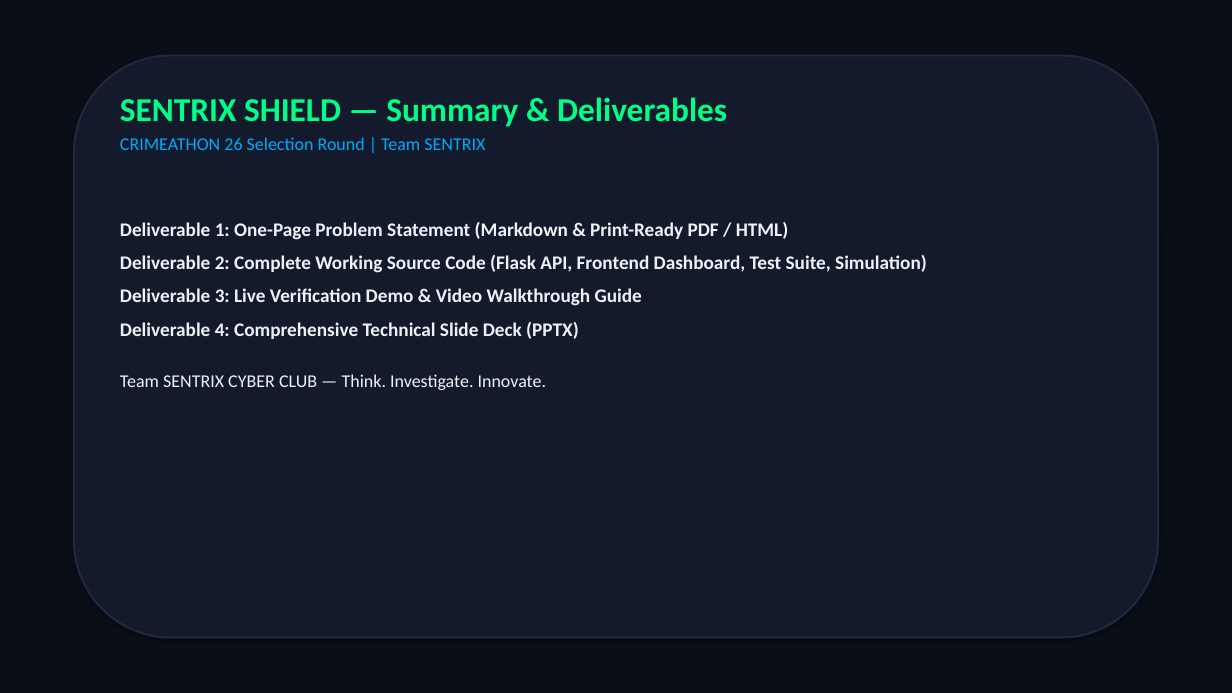
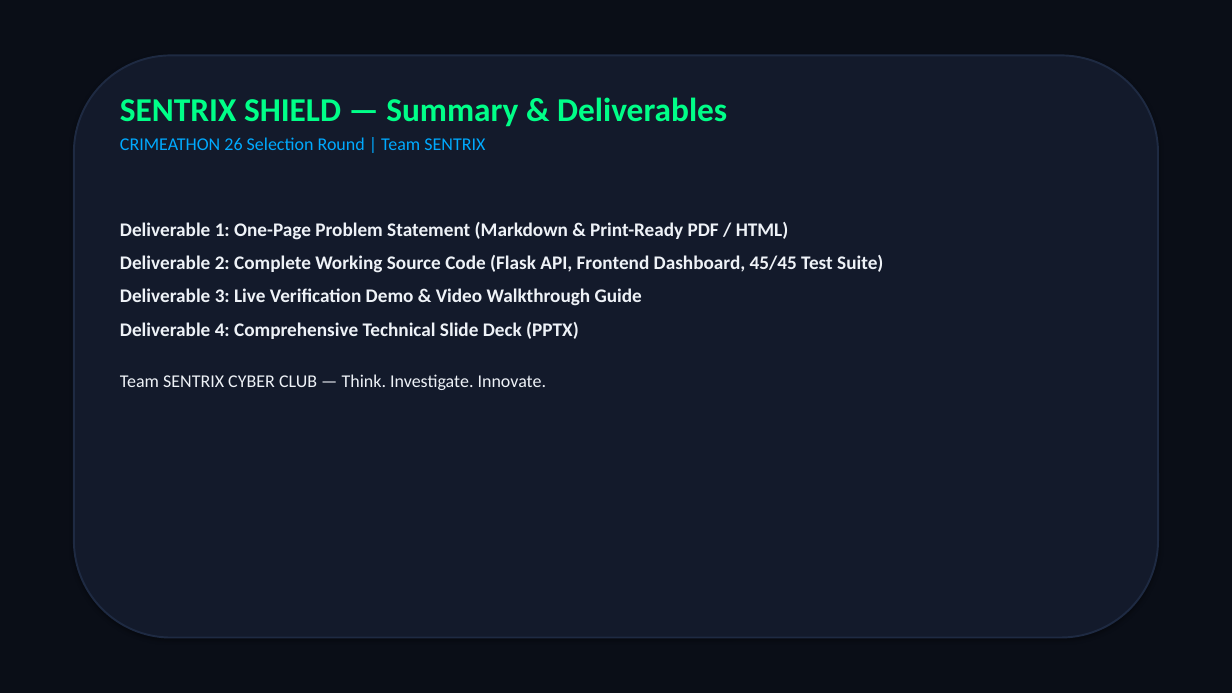
Before and after one commit to kandukurijagan1/crimeathon, a slide deck: slide 10 of SENTRIX_SHIELD_PRESENTATION.pptx (slide 11 before the commit). Drawn at 1232x693 pixels with LibreOffice and Linux fonts; fonts in the diff are those of the drawing. Boxes give left, top, right and bottom in pixels: in the first picture for what was removed or moved away, otherwise in the second. Text is boxed around its words. In the diff, an @@ line names an element or a change of style, - is before the commit and + after.

```diff
--- a/SENTRIX_SHIELD_PRESENTATION.pptx
+++ b/SENTRIX_SHIELD_PRESENTATION.pptx
@@ text at <box>120,255,883,273</box>: text changed @@
-Deliverable 2: Complete Working Source Code (Flask API, Frontend Dashboard, Test Suite, Simulation)
+Deliverable 2: Complete Working Source Code (Flask API, Frontend Dashboard, 45/45 Test Suite)
```
Also in this commit, not shown: 8 other slides changed, 1 slide removed, 13 other files.
